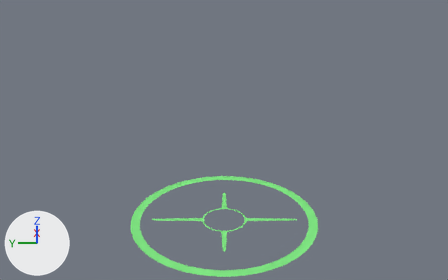
The Blender file ImportFiles/UIparts.blend: old version first, new version second.
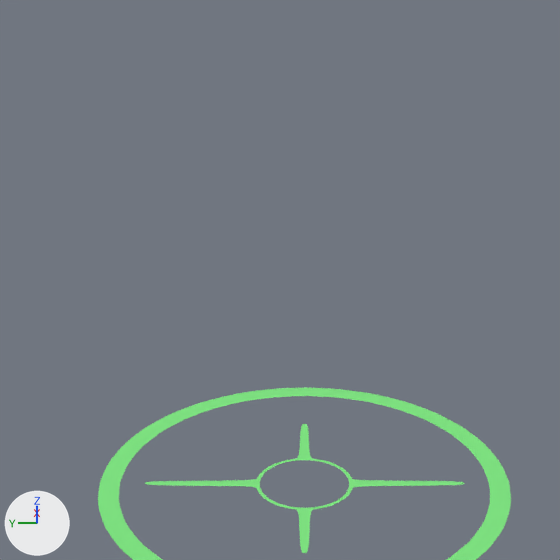
Each version is shown whole from a camera (50 mm lens) standing at (-5.71, 0.0, 3.54) and looking at (2.47, 0.0, -0.19), then close up on the part from 19% to 76% of the width and 0% to 91% of the height. The axes (+X, +Y, +Z) are drawn at lower left. The lights are the same throughout.
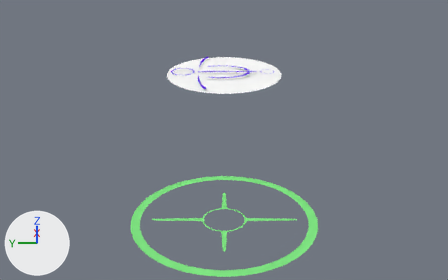
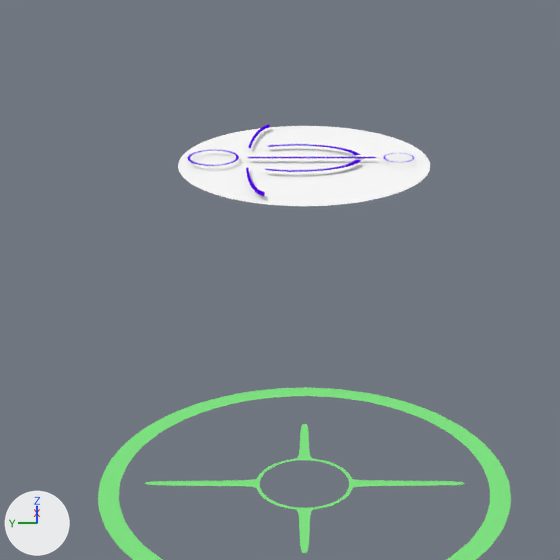
The newer file is also turned or shifted as a whole; pictures and numbers use the older file's frame.

Changed parts and their boxes [x1, y1, x2, y2] in the close-ups (560 x 560 px):
"Corl'e symbol", added
    after: [178, 124, 430, 206]
    faces in mat_corle2 (white #ffffff): [178, 126, 430, 206]
    faces in mat_corle1 (purple #5400e7): [188, 124, 414, 196]

The change in detail:
Material 'corle2' (mat_corle2) is new.
Its base color is (1.0, 1.0, 1.0) (white #ffffff).
Material 'corle1' (mat_corle1) is new.
Its base color is (0.0876, 0.0, 0.8) (purple #5400e7).
Mesh me_circle_001 is new.
It has 457 vertices, 255 faces and spans x -1.04..1.04, y -1.04..1.04, z -0.04..0.0.
Faces by material slot: [191, 64].
It uses material mat_corle1 (purple #5400e7).
It uses material mat_corle2 (white #ffffff).
Object "Corl'e symbol" (ob_corl_e_symbol) is new; it shows me_circle_001.
Its location is (5.043, 0.0, 0.0).
